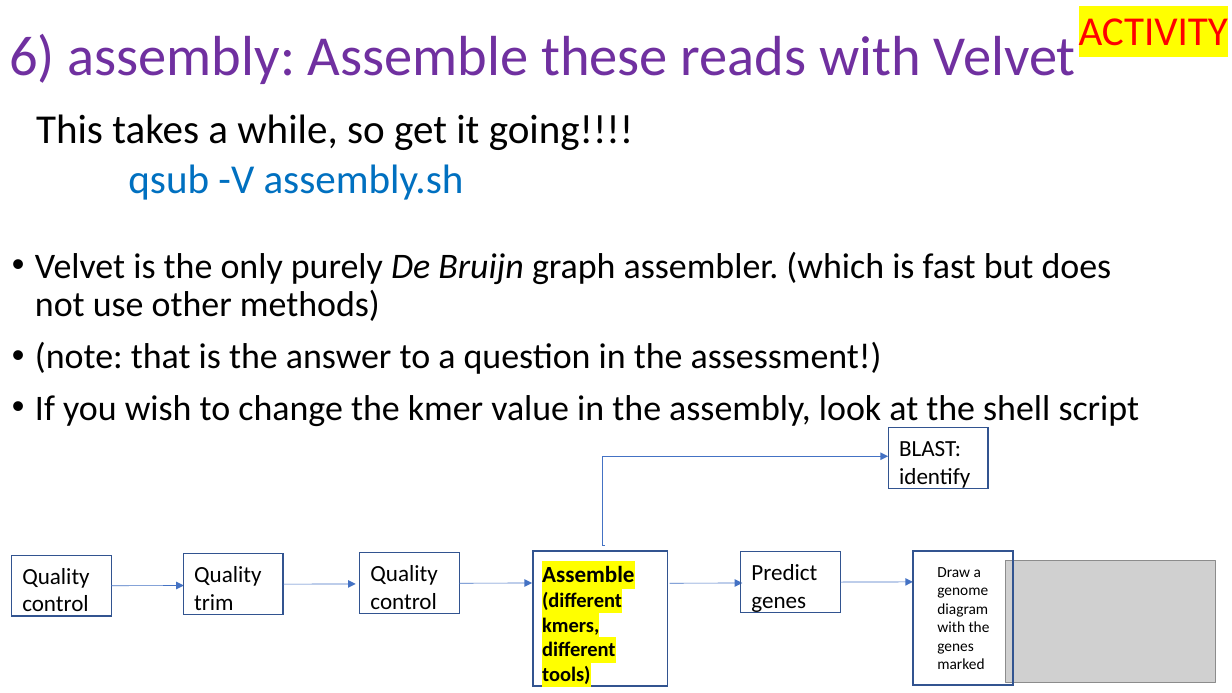
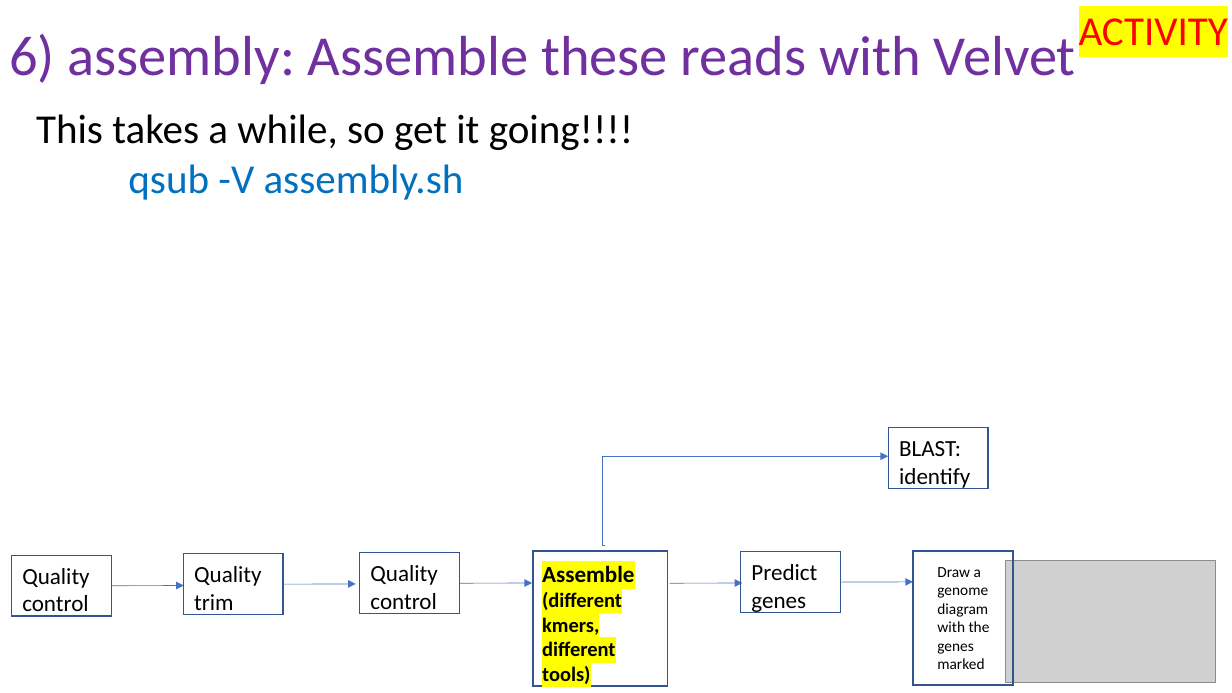
Before and after one commit to peterthorpe5/genome_assembly_workshop, a slide deck: slide 15 of powerpoint/6_assembly.pptx (slide 12 before the commit). Drawn at 1232x693 pixels with LibreOffice and Linux fonts; fonts in the diff are those of the drawing; grey boxes stand for pictures. Boxes give left, top, right and bottom in pixels: in the first picture for what was removed or moved away, otherwise in the second. Text is boxed around its words. In the diff, an @@ line names an element or a change of style, - is before the commit and + after.

```diff
--- a/powerpoint/6_assembly.pptx
+++ b/powerpoint/6_assembly.pptx
@@ text removed at (x1=35, y1=252, x2=1140, y2=429) @@
-• Velvet is the only purely De Bruijn graph assembler. (which is fast but does not use other methods)
-• (note: that is the answer to a question in the assessment!)
-• If you wish to change the kmer value in the assembly, look at the shell script
```
Also in this commit, not shown: 12 other slides changed, 8 slides added.
